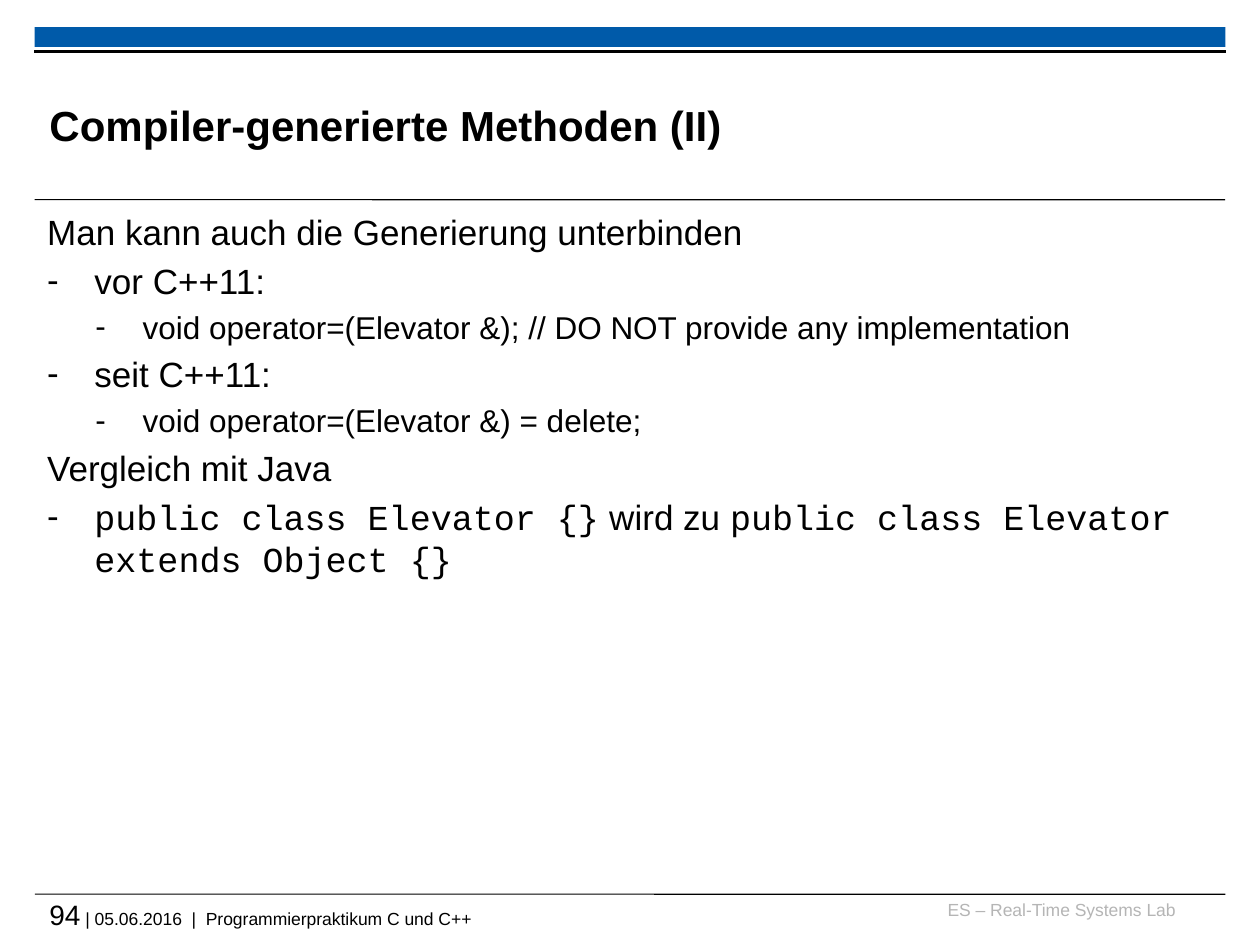
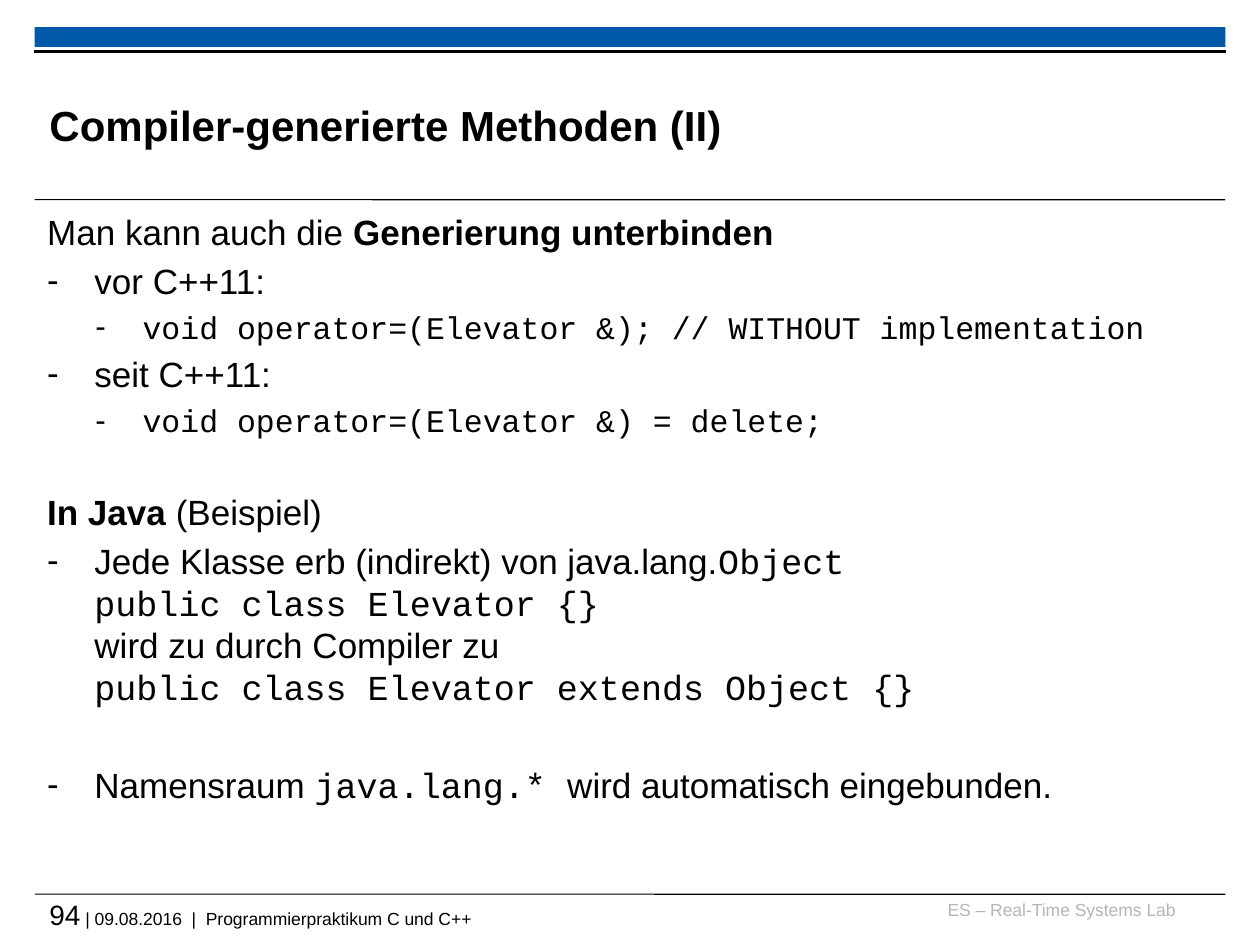
Before and after one commit to h82k/tud-cppp, a slide deck: slide 94 of cppp_lecture.pptx. Drawn at 1260x945 pixels with LibreOffice and Linux fonts; fonts in the diff are those of the drawing; background and template pictures are left out. Boxes give left, top, right and bottom in pixels: in the first picture for what was removed or moved away, otherwise in the second. Text is boxed around its words. In the diff, an @@ line names an element or a change of style, - is before the commit and + after.

```diff
--- a/cppp_lecture.pptx
+++ b/cppp_lecture.pptx
@@ text at (47,219,823,439): bold on in "Generierung unterbinden"; font Arial to Courier New in "void operator=(Elevator &) = delete;" @@
@@ text at (143,316,1145,346): text changed; font Arial to Courier New @@
-  – void operator=(Elevator &); // DO NOT provide any implementation
+  – void operator=(Elevator &); // WITHOUT implementation
@@ text at (47,499,1052,806): text changed; font Courier New to Arial @@
-Vergleich mit Java
-– public class Elevator {} wird zu public class Elevator extends Object {}
+In Java (Beispiel)
+– Jede Klasse erb (indirekt) von java.lang.Object
+  public class Elevator {}
+  wird zu durch Compiler zu
+  public class Elevator extends Object {}
+– Namensraum java.lang.* wird automatisch eingebunden.
@@ text at (49,905,471,929): text changed @@
-94 | 05.06.2016 | Programmierpraktikum C und C++
+94 | 09.08.2016 | Programmierpraktikum C und C++
```
Also in this commit, not shown: 58 other slides changed, 1 slide added, 2 slides removed.
